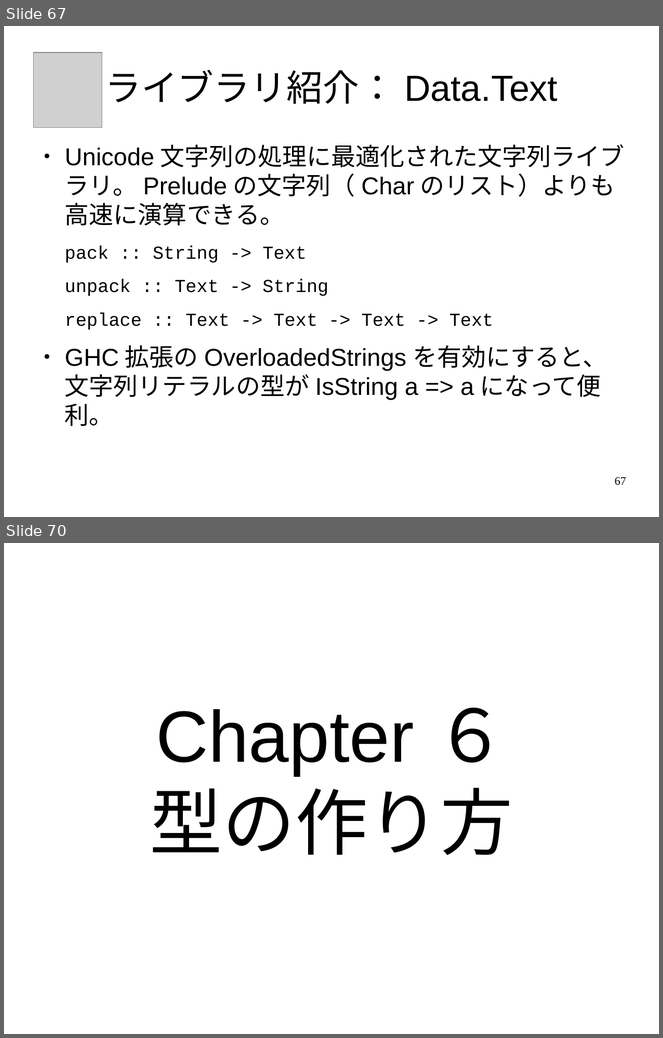
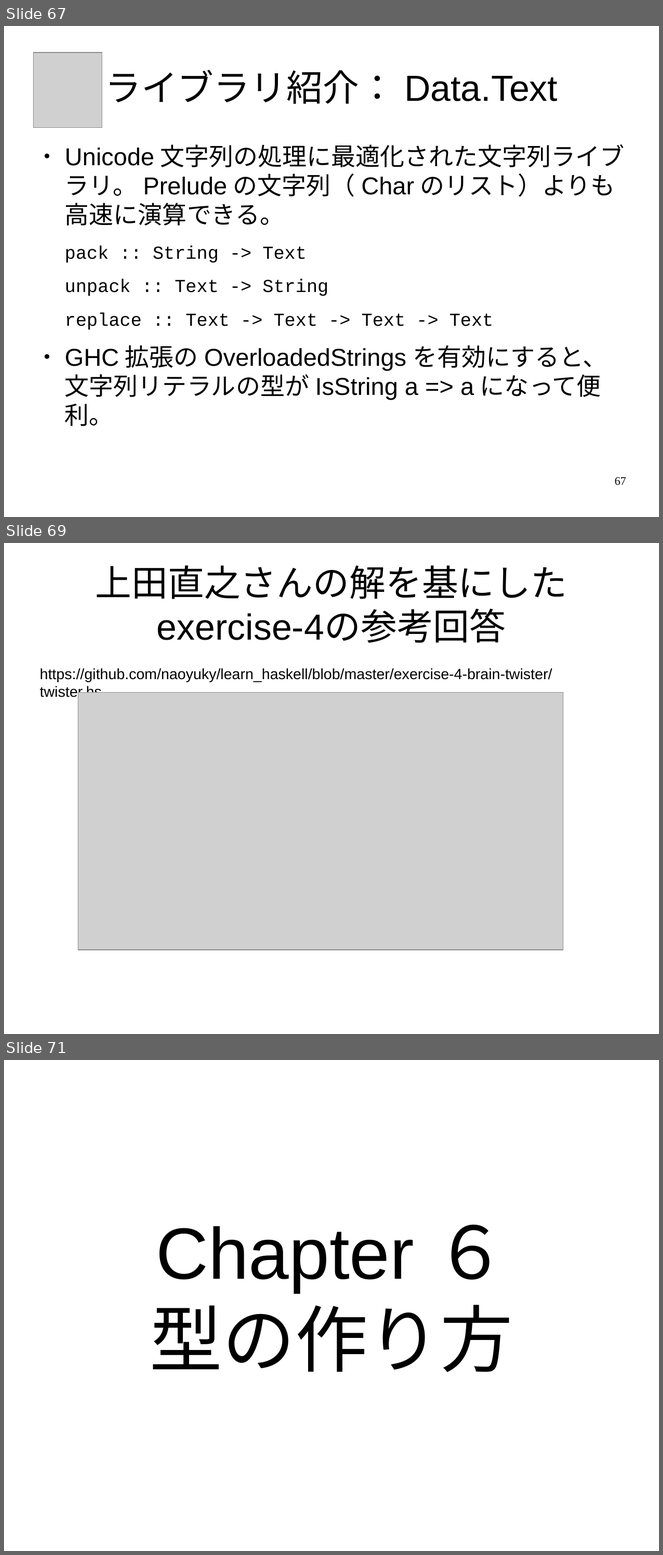
Before and after one commit to nushio3/learn-haskell, a slide deck: Tsukuba-2016.odp. Shown one above the other, each under a label of ours: slides 67 and 70 before the commit, slides 67, 69 and 71 after it; the slides between them are not shown. The pictures are 663x1038 and 663x1555 pixels, drawn with LibreOffice and Linux fonts; fonts in the diff are those of the drawing; grey boxes stand for pictures. Boxes give left, top, right and bottom in pixels: in the first picture for what was removed or moved away, otherwise in the second. Text is boxed around its words. In the diff, an @@ line names an element or a change of style, - is before the commit and + after.

```diff
--- a/Tsukuba-2016.odp
+++ b/Tsukuba-2016.odp
@@ slide 69 added at box(4, 543, 659, 1034), background #FFFFFF @@
@@ title added at box(96, 565, 568, 643), 44 pt, text #000000 @@
+上田直之さんの解を基にした
+exercise-4の参考回答
@@ text added at box(40, 668, 552, 700), 18 pt, text #000000 @@
+https://github.com/naoyuky/learn_haskell/blob/master/exercise-4-brain-twister/twister.hs
@@ picture added at box(78, 693, 564, 950) @@
@@ what was slide 70 is now slide 71 @@
```
Also in this commit, not shown: 4 slides changed, 3 other slides added.
